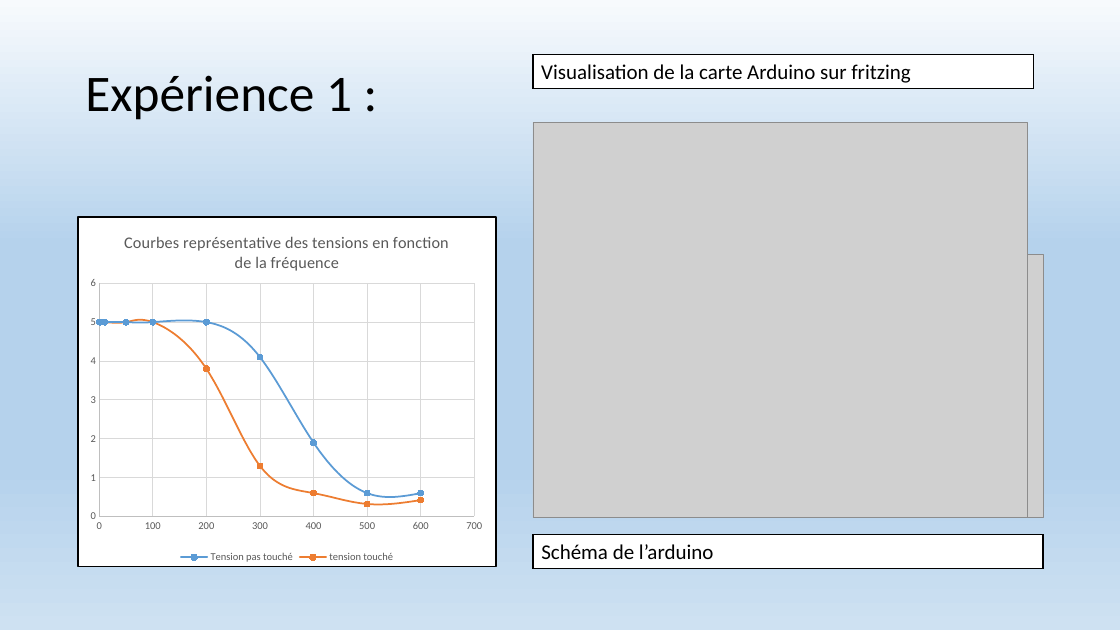
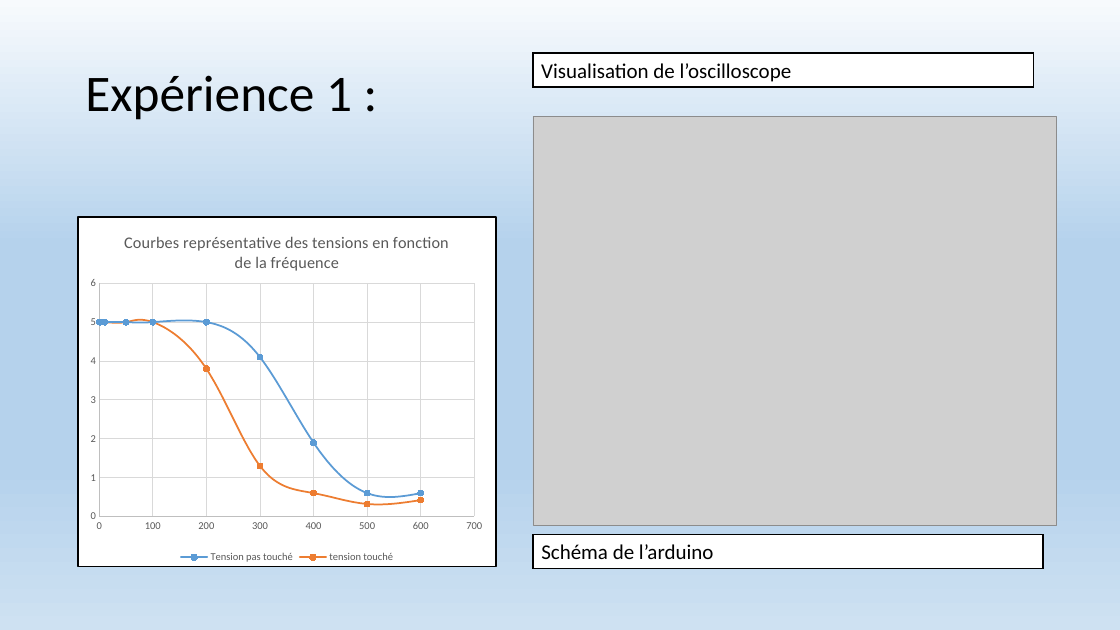
Before and after one commit to vincentlaggaf/SmartPatate, a slide deck: slide 3 of Projet Smartpatate.pptx. Drawn at 1120x630 pixels with LibreOffice and Linux fonts; fonts in the diff are those of the drawing; grey boxes stand for pictures. Boxes give left, top, right and bottom in pixels: in the first picture for what was removed or moved away, otherwise in the second. Text is boxed around its words. In the diff, an @@ line names an element or a change of style, - is before the commit and + after.

Commit message:
powerpoint
ajout image oscillo

```diff
--- a/Projet Smartpatate.pptx
+++ b/Projet Smartpatate.pptx
@@ text in rectangle at <box>541,63,792,82</box>: text changed @@
-Visualisation de la carte Arduino sur fritzing
+Visualisation de l’oscilloscope
@@ picture: place and size @@
-picture at <box>534,122,1028,517</box>
+picture at <box>534,117,1058,526</box>
```
Also in this commit, not shown: 1 other file.
